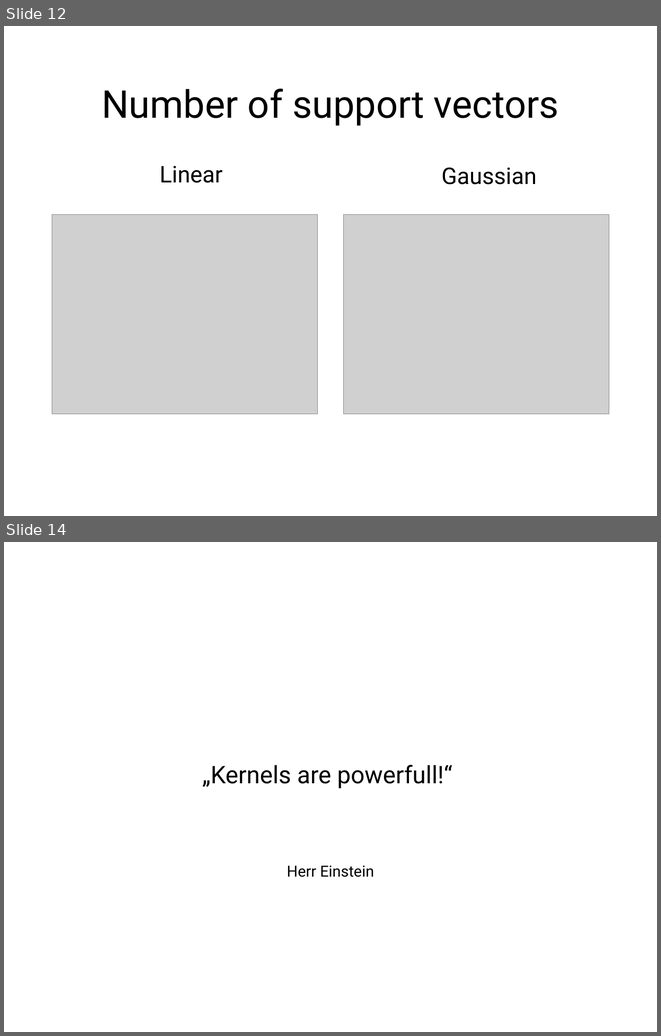
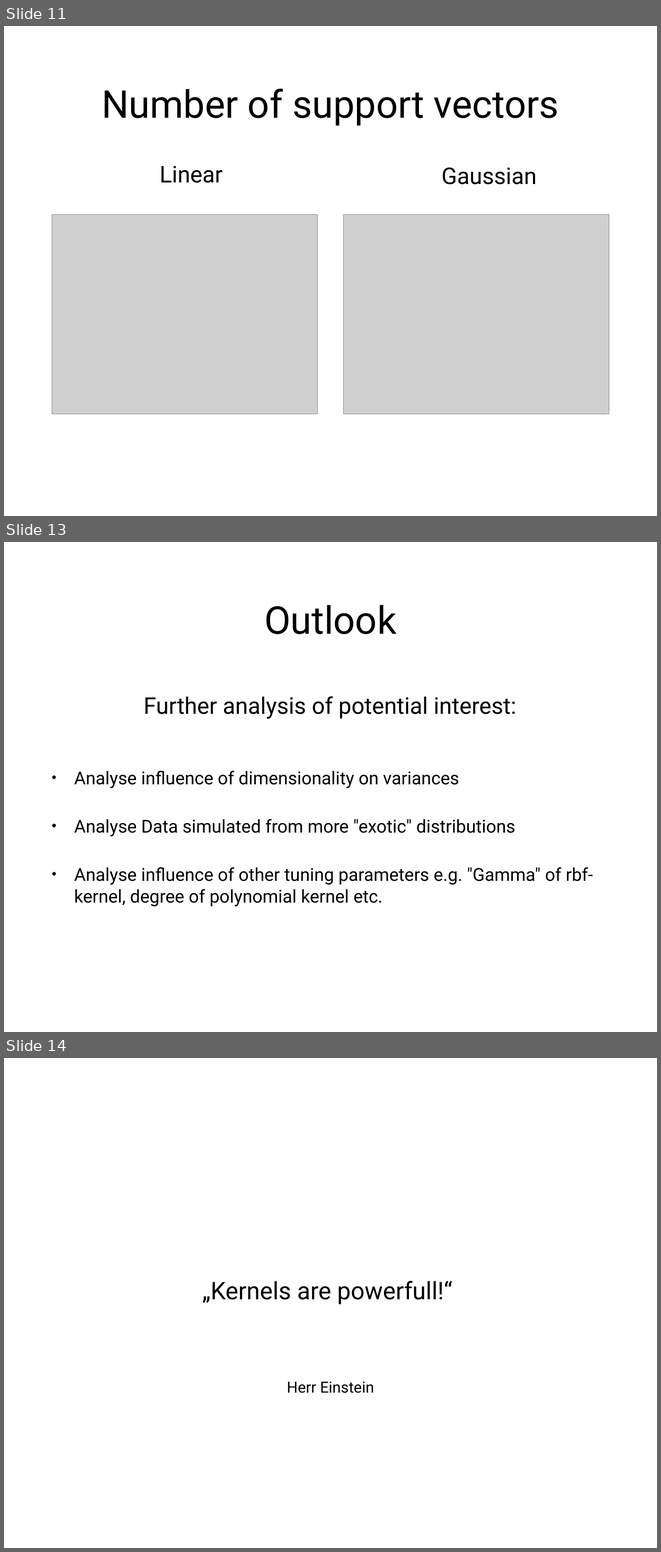
Before and after one commit to ThomasGoerttler/BootstrapingSVM, a slide deck: Präsentation/slides.pptx. Shown one above the other, each under a label of ours: slides 12 and 14 before the commit, slides 11, 13 and 14 after it; the slides between them are not shown. The pictures are 661x1036 and 661x1552 pixels, drawn with LibreOffice and Linux fonts; fonts in the diff are those of the drawing; grey boxes stand for pictures. Boxes give left, top, right and bottom in pixels: in the first picture for what was removed or moved away, otherwise in the second. Text is boxed around its words. In the diff, an @@ line names an element or a change of style, - is before the commit and + after.

```diff
--- a/Präsentation/slides.pptx
+++ b/Präsentation/slides.pptx
@@ slide 13 added at (4, 542, 657, 1032), background #FFFFFF @@
@@ title added at (264, 605, 396, 634), 60 pt, text #000000 @@
+Outlook
@@ text added at (143, 696, 517, 719), 36 pt, text #000000 @@
+Further analysis of potential interest:
@@ text added at (74, 770, 593, 907), 28 pt, text #000000 @@
+• Analyse influence of dimensionality on variances
+• Analyse Data simulated from more "exotic" distributions
+• Analyse influence of other tuning parameters e.g. "Gamma" of rbf-kernel, degree of polynomial kernel etc.
@@ what was slide 12 is now slide 11 @@
```
Also in this commit, not shown: 5 slides changed, 1 other slide added, 2 slides removed, 2 other files.
